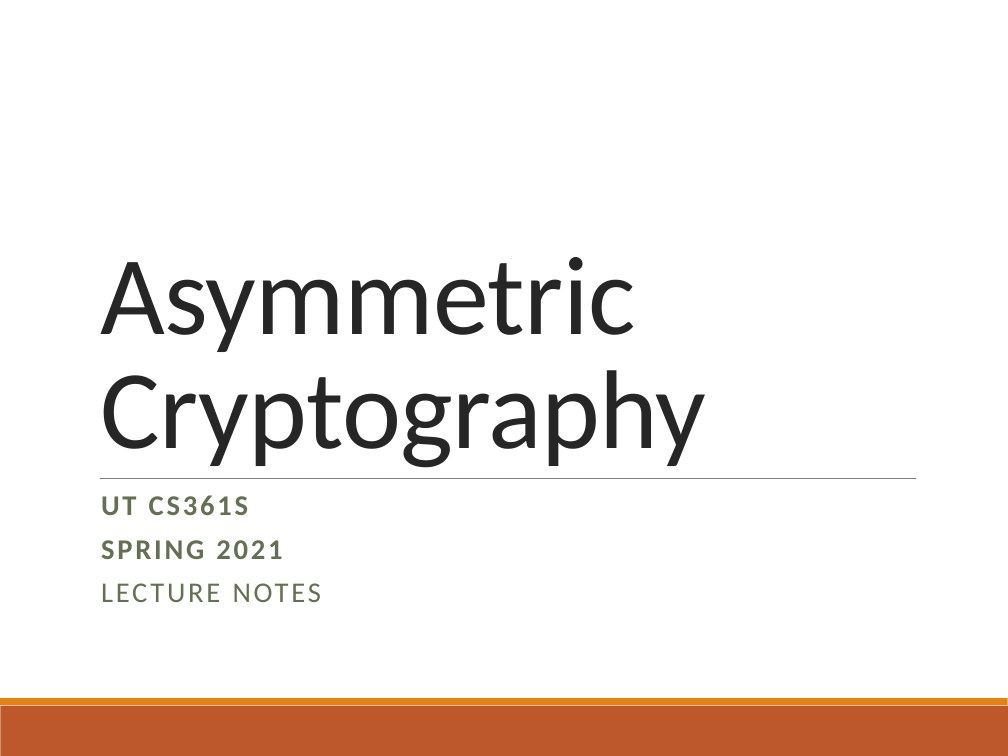
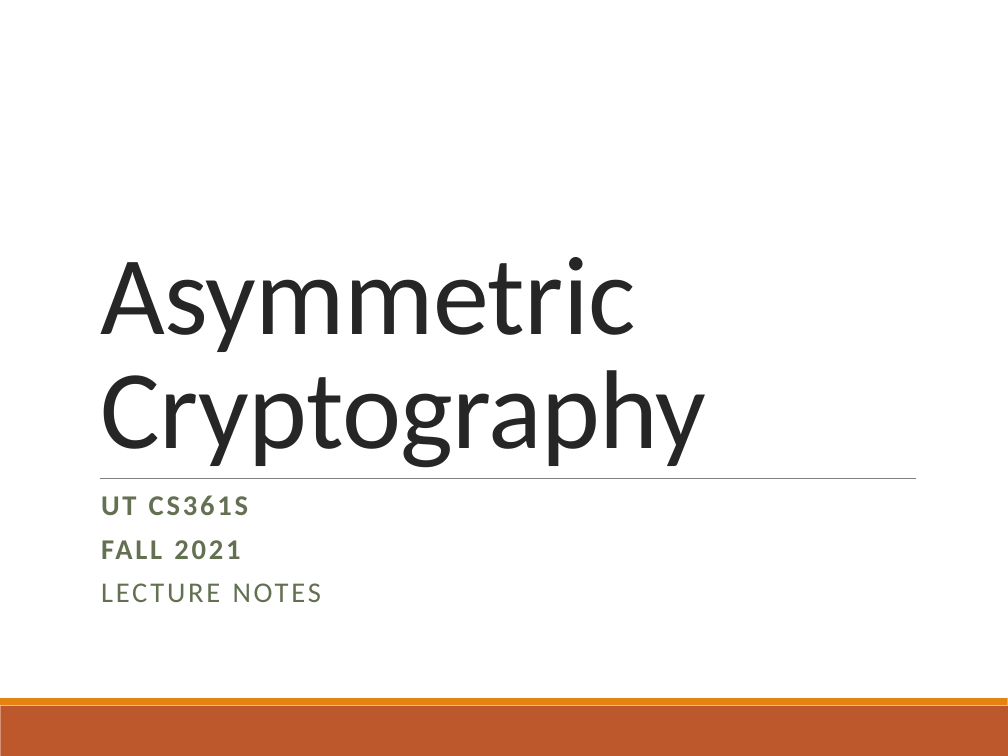
Before and after one commit to CrimsonVista/UTAustin-Courses, a slide deck: slide 1 of 2021fa_cs361s/slides/07_Asymmetric_Cryptography.pptx. Drawn at 1008x756 pixels with LibreOffice and Linux fonts; fonts in the diff are those of the drawing. Boxes give left, top, right and bottom in pixels: in the first picture for what was removed or moved away, otherwise in the second. Text is boxed around its words. In the diff, an @@ line names an element or a change of style, - is before the commit and + after.

```diff
--- a/2021fa_cs361s/slides/07_Asymmetric_Cryptography.pptx
+++ b/2021fa_cs361s/slides/07_Asymmetric_Cryptography.pptx
@@ subtitle at [101, 540, 240, 559]: text changed @@
-SPRING 2021
+FALL 2021
```
Also in this commit, not shown: 1 other file.
